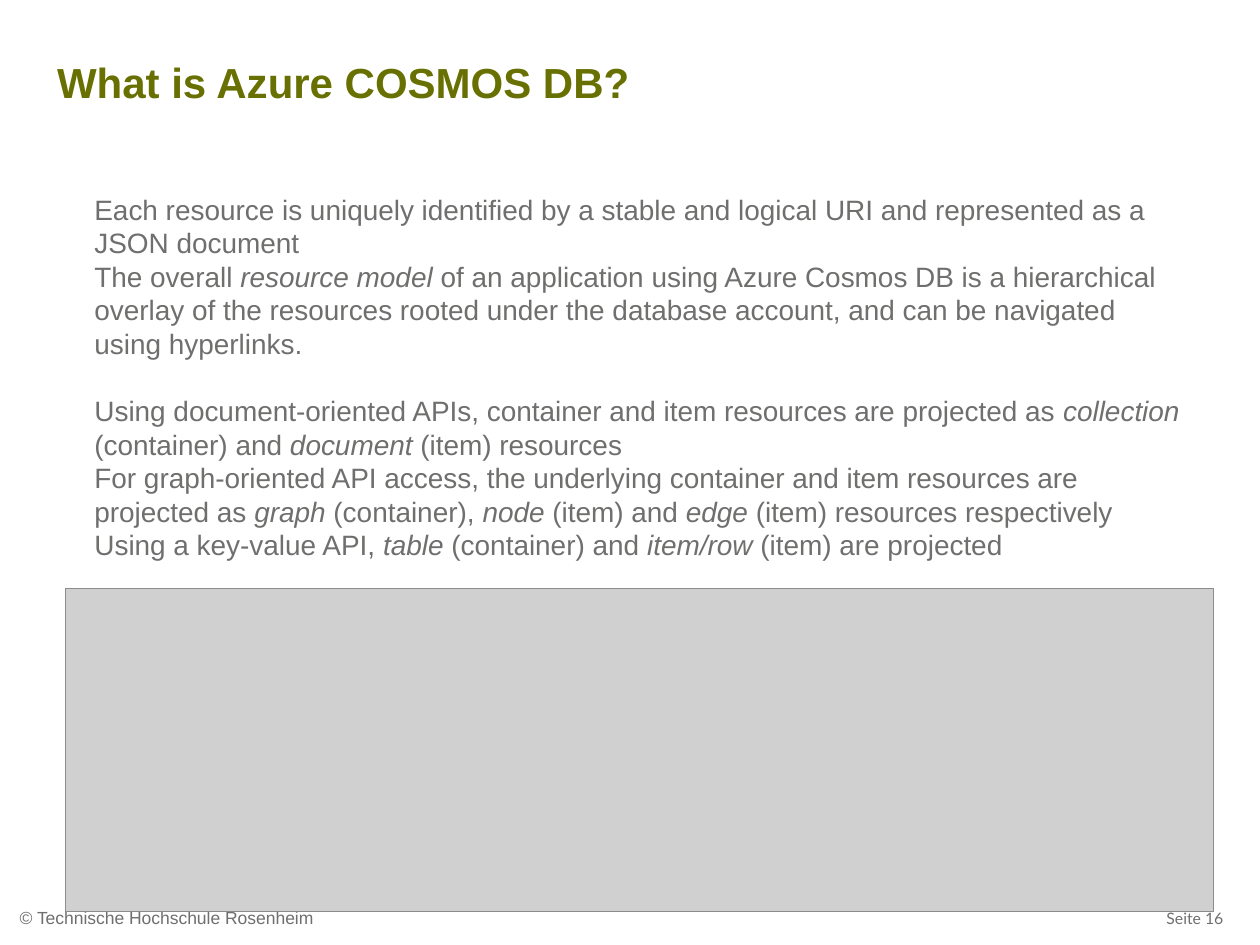
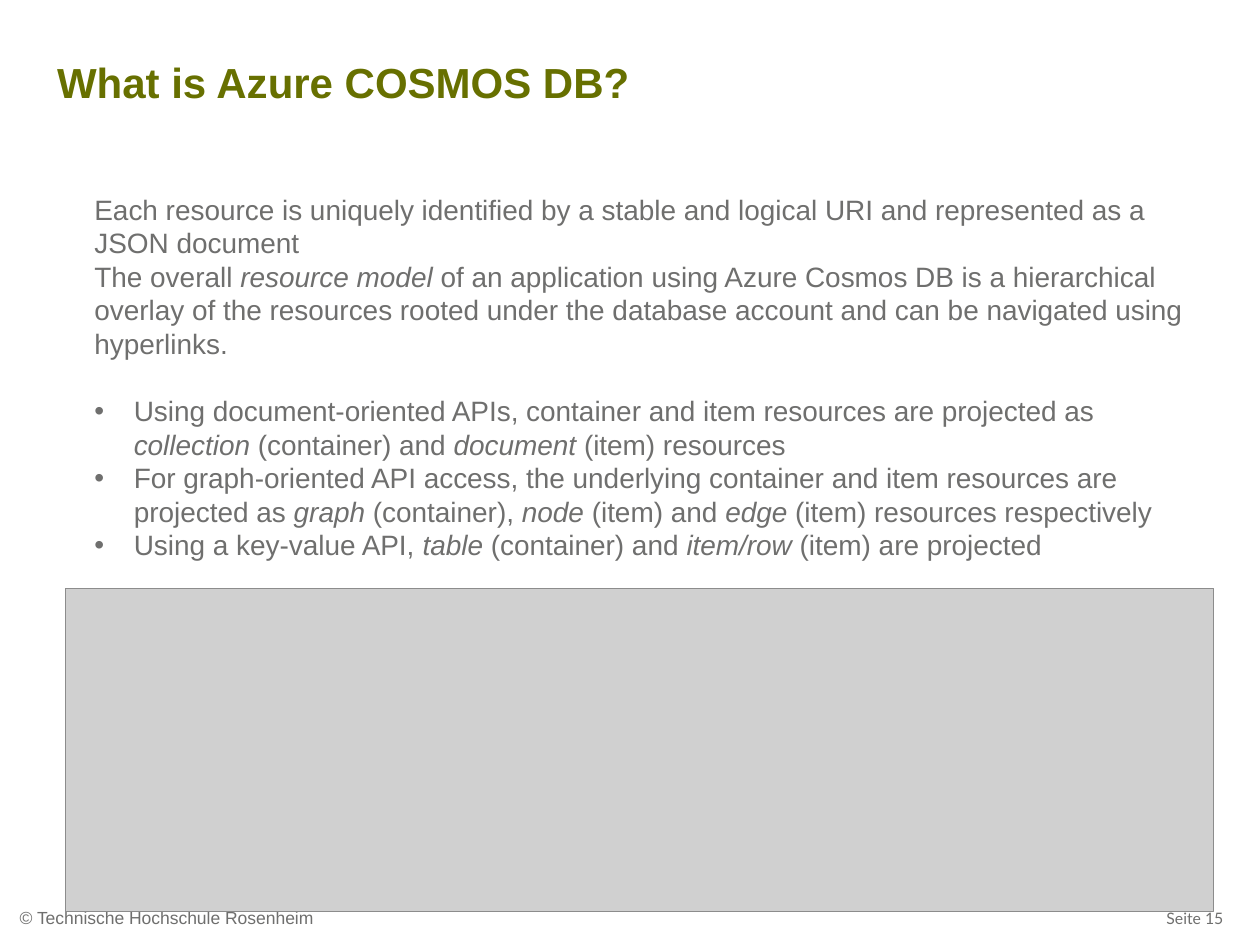
Before and after one commit to ammoza/hsro-inf-iot.github.io, a slide deck: slide 15 of assets/08-vorlesung/08-Vorlesung.pptx (slide 16 before the commit). Drawn at 1260x945 pixels with LibreOffice and Linux fonts; fonts in the diff are those of the drawing; grey boxes stand for pictures; background and template pictures are left out. Boxes give left, top, right and bottom in pixels: in the first picture for what was removed or moved away, otherwise in the second. Text is boxed around its words. In the diff, an @@ line names an element or a change of style, - is before the commit and + after.

Commit message:
Slides modified

```diff
--- a/assets/08-vorlesung/08-Vorlesung.pptx
+++ b/assets/08-vorlesung/08-Vorlesung.pptx
@@ text at bbox=[94, 266, 1182, 359]: text changed @@
-The overall resource model of an application using Azure Cosmos DB is a hierarchical overlay of the resources rooted under the database account, and can be navigated using hyperlinks.
+The overall resource model of an application using Azure Cosmos DB is a hierarchical overlay of the resources rooted under the database account and can be navigated using hyperlinks.
@@ text at bbox=[134, 400, 1151, 561]: bullet none to • @@
@@ page number at bbox=[1166, 910, 1223, 924]: text changed @@
-Seite 16
+Seite 15
```
Also in this commit, not shown: 3 slides added, 2 slides removed.
